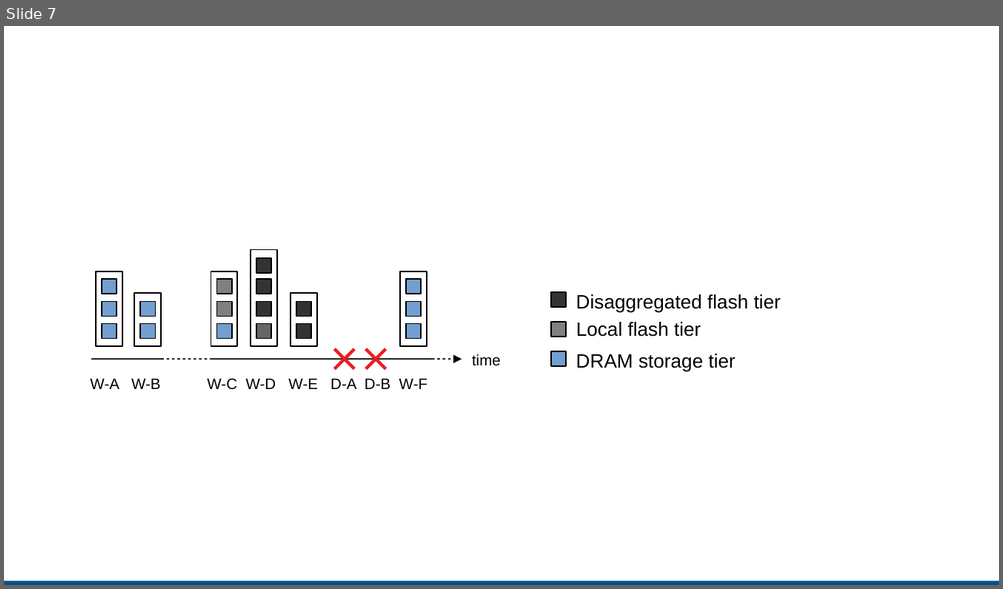
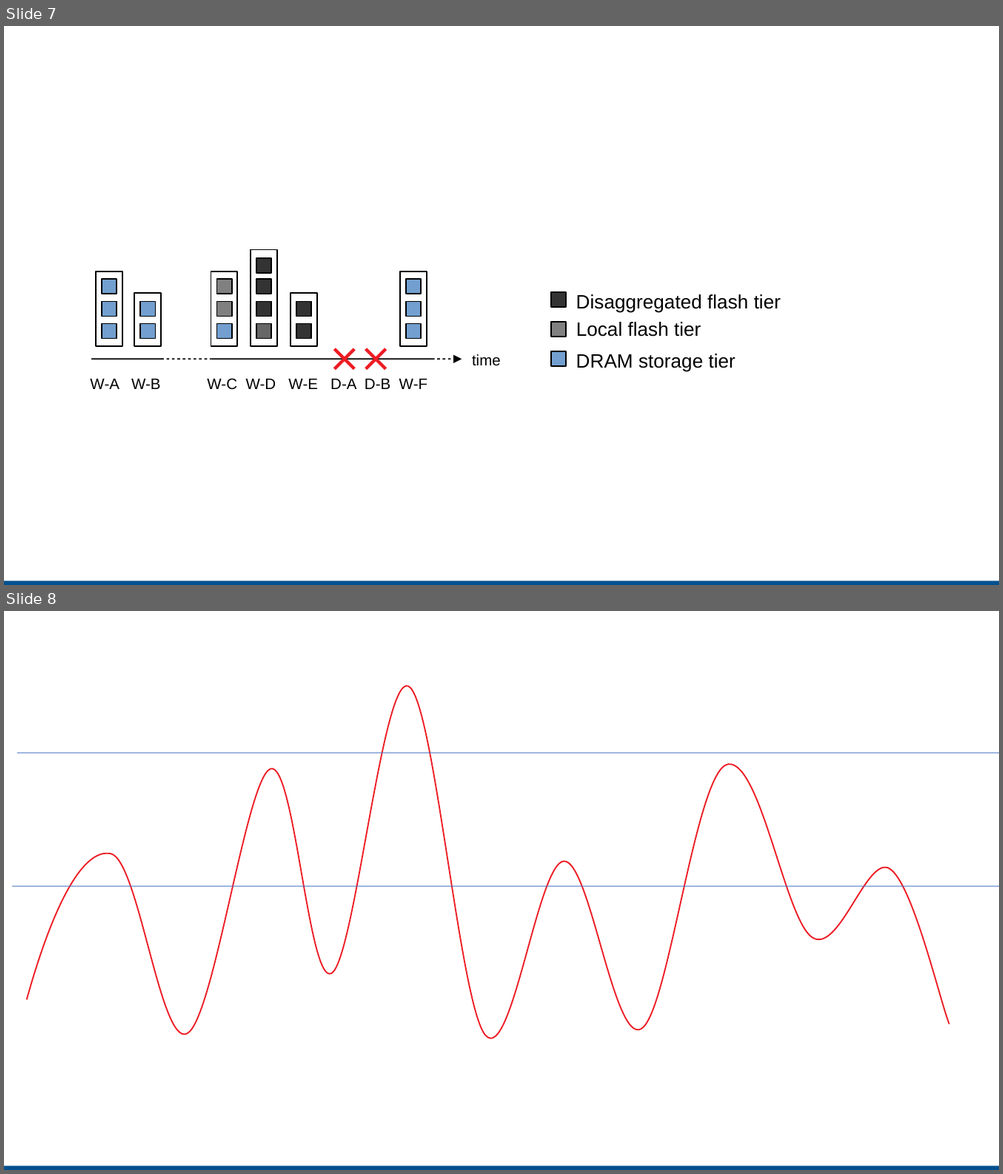
Before and after one commit to patrickstuedi/incubator-crail-website, a slide deck: site/_plots/blog/deployment/figures.odp. Shown one above the other, each under a label of ours: slide 7 before the commit, slides 7 and 8 after it. The pictures are 1003x589 and 1003x1174 pixels, drawn with LibreOffice and Linux fonts; fonts in the diff are those of the drawing. Boxes give left, top, right and bottom in pixels: in the first picture for what was removed or moved away, otherwise in the second. Text is boxed around its words. In the diff, an @@ line names an element or a change of style, - is before the commit and + after.

Commit message:
figures

```diff
--- a/site/_plots/blog/deployment/figures.odp
+++ b/site/_plots/blog/deployment/figures.odp
@@ slide 8 added at [4,611,999,1170], background #FFFFFF; not listed: 1 template element that a slide beside it also shows @@
@@ freeform shape added at [27,686,949,1039], outline #ED1C24 0.99 pt @@
@@ line added from (17, 753) to (999, 753), #4472C4 0.51 pt @@
@@ line added from (12, 886) to (999, 886), #4472C4 0.51 pt @@
```
